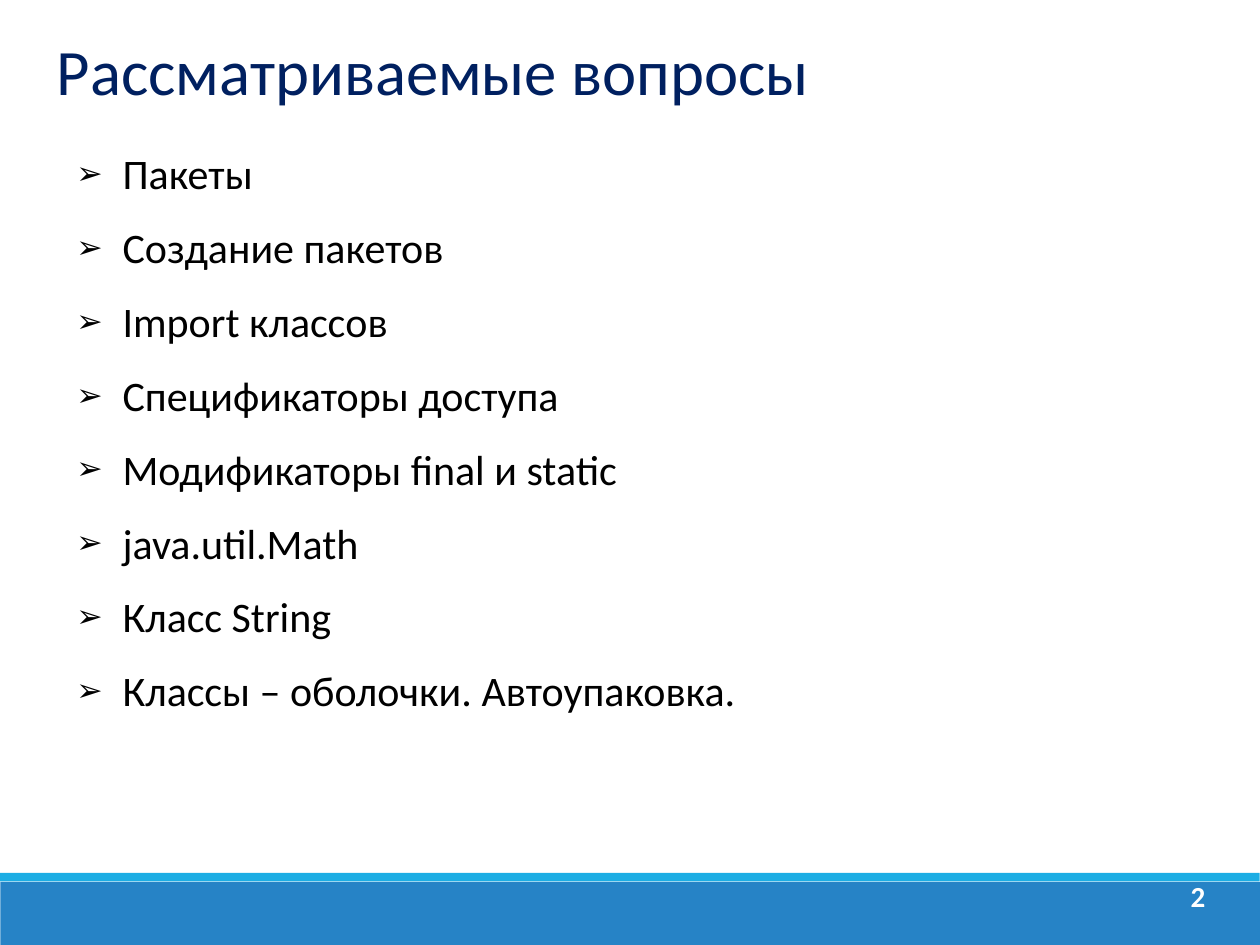
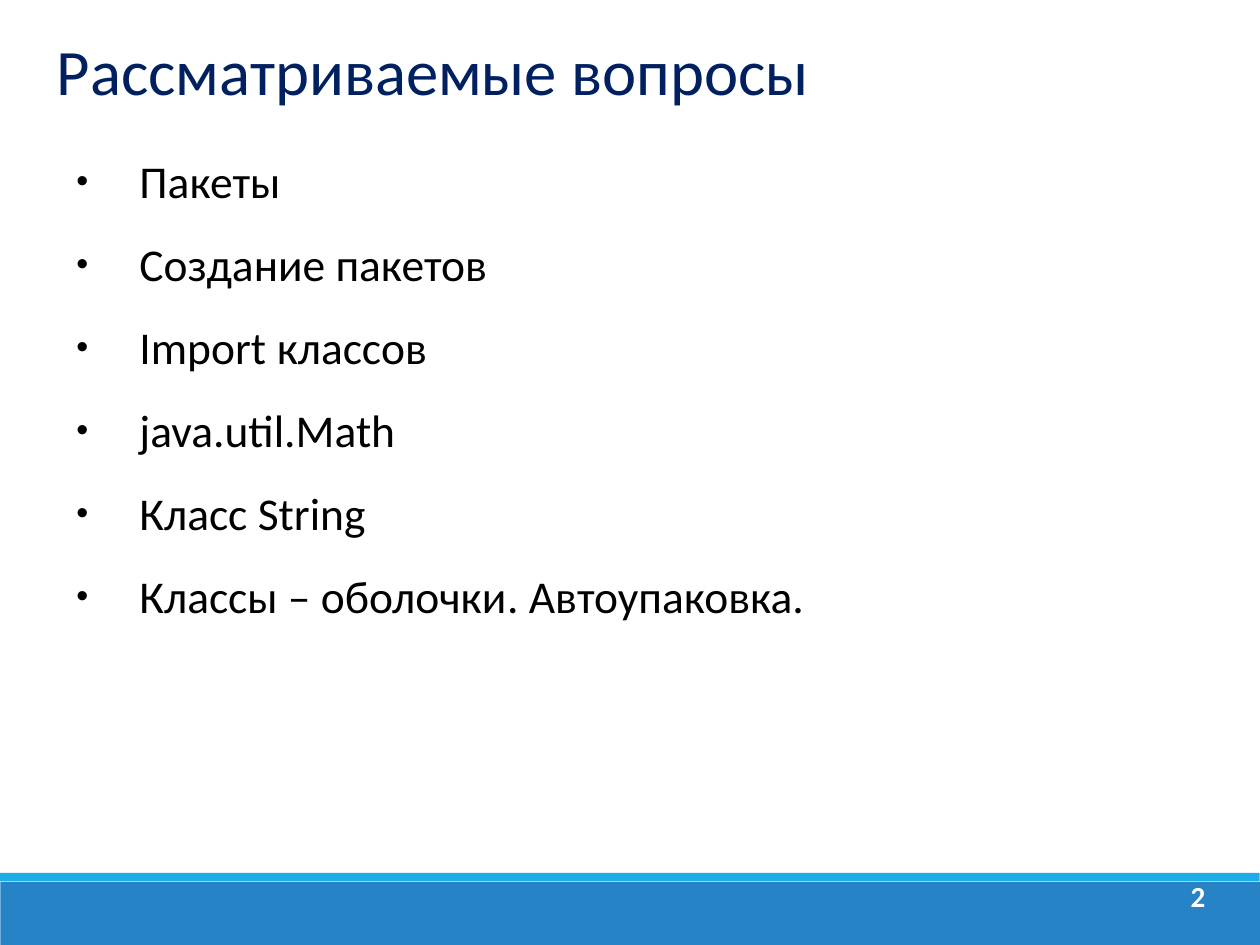
Before and after one commit to dmitry-academy/academy_5220, a slide deck: slide 2 of academy5220/resources/presentations/Java Lection 5. Пакеты.Math.String.ppt. Drawn at 1260x945 pixels with LibreOffice and Linux fonts; fonts in the diff are those of the drawing; background and template pictures are left out. Boxes give left, top, right and bottom in pixels: in the first picture for what was removed or moved away, otherwise in the second. Text is boxed around its words. In the diff, an @@ line names an element or a change of style, - is before the commit and + after.

```diff
--- a/academy5220/resources/presentations/Java Lection 5. Пакеты.Math.String.ppt
+++ b/academy5220/resources/presentations/Java Lection 5. Пакеты.Math.String.ppt
@@ text "Пакеты" at bbox=[139, 168, 804, 621]: size 24.1 to 26 pt; bullet ➢ to •; line spacing 0.9 to 1 @@
@@ text at bbox=[123, 382, 617, 492]: paragraphs removed @@
-➢ Спецификаторы доступа
-➢ Модификаторы final и static
```
Also in this commit, not shown: 4 other slides changed, 1 slide removed, 44 other files.
